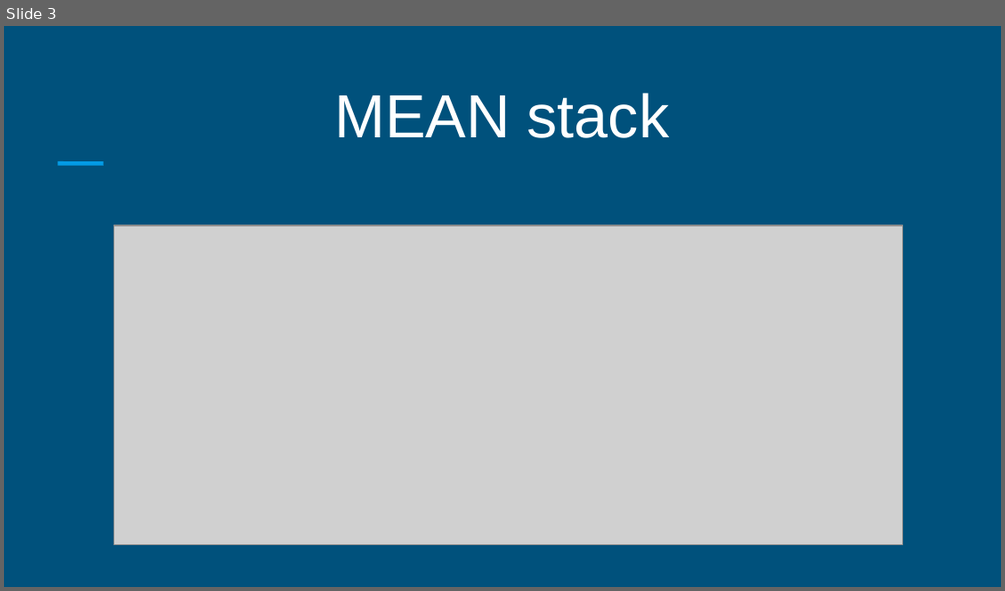
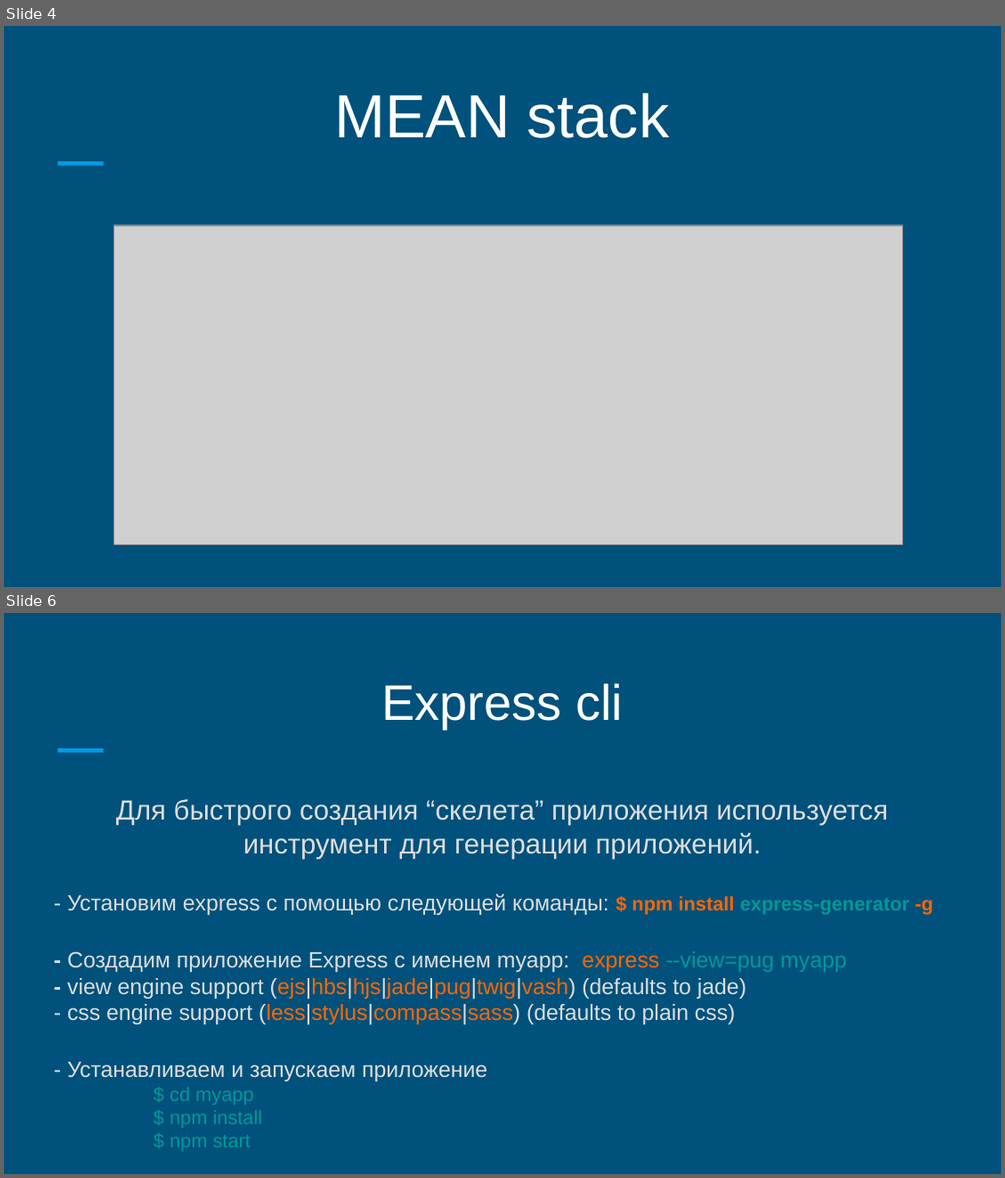
Before and after one commit to keylink/mean-stack, a slide deck: docs/mean.pptx. Shown one above the other, each under a label of ours: slide 3 before the commit, slides 4 and 6 after it; the slides between them are not shown. The pictures are 1005x591 and 1005x1178 pixels, drawn with LibreOffice and Linux fonts; fonts in the diff are those of the drawing; grey boxes stand for pictures. Boxes give left, top, right and bottom in pixels: in the first picture for what was removed or moved away, otherwise in the second. Text is boxed around its words. In the diff, an @@ line names an element or a change of style, - is before the commit and + after.

```diff
--- a/docs/mean.pptx
+++ b/docs/mean.pptx
@@ slide 6 added at (4,613,1001,1174), background #00517C; not listed: 1 template element that a slide beside it also shows @@
@@ text added at (381,683,623,729), 36 pt, text #FFFFFF @@
+Express cli
@@ text added at (67,799,933,1127), 16 pt, text #DDDDDD @@
+Для быстрого создания “скелета” приложения используется инструмент для генерации приложений.
+- Установим express с помощью следующей команды: $ npm install express-generator -g
+- Создадим приложение Express с именем myapp: express --view=pug myapp
+- view engine support (ejs|hbs|hjs|jade|pug|twig|vash) (defaults to jade)
+- css engine support (less|stylus|compass|sass) (defaults to plain css)
+- Устанавливаем и запускаем приложение
+$ cd myapp
+$ npm install
+$ npm start
@@ what was slide 3 is now slide 4 @@
```
Also in this commit, not shown: 2 slides changed, 18 other slides added, 5 slides removed.
